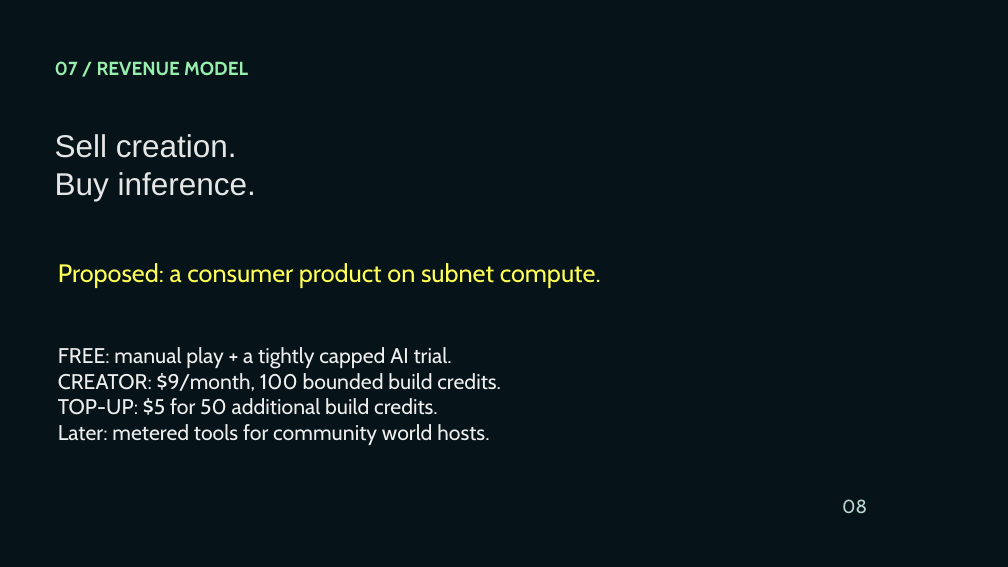
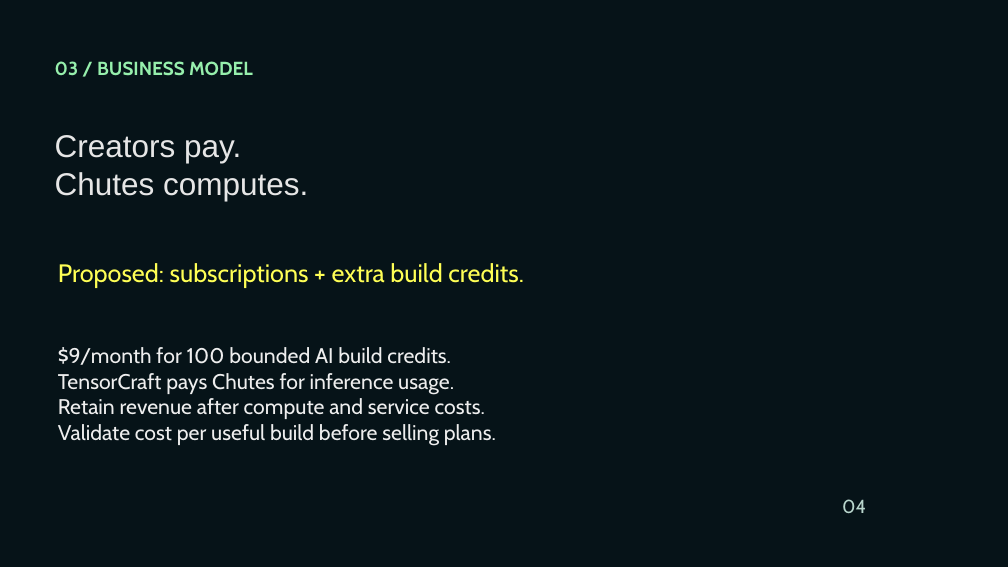
Before and after one commit to Nakshatra05/tensorcraft-bittensor, a slide deck: slide 4 of presentation/TensorCraft-Bittensor-Pitch.pptx (slide 8 before the commit). Drawn at 1008x567 pixels with LibreOffice and Linux fonts; fonts in the diff are those of the drawing; background and template pictures are left out. Boxes give left, top, right and bottom in pixels: in the first picture for what was removed or moved away, otherwise in the second. Text is boxed around its words. In the diff, an @@ line names an element or a change of style, - is before the commit and + after.

```diff
--- a/presentation/TensorCraft-Bittensor-Pitch.pptx
+++ b/presentation/TensorCraft-Bittensor-Pitch.pptx
@@ text at <box>55,61,253,76</box>: text changed @@
-07 / REVENUE MODEL
+03 / BUSINESS MODEL
@@ text at <box>55,135,308,201</box>: text changed @@
-Sell creation.
-Buy inference.
+Creators pay.
+Chutes computes.
@@ text at <box>58,263,524,288</box>: text changed @@
-Proposed: a consumer product on subnet compute.
+Proposed: subscriptions + extra build credits.
@@ text at <box>58,347,496,446</box>: text changed @@
-FREE: manual play + a tightly capped AI trial.
-CREATOR: $9/month, 100 bounded build credits.
-TOP-UP: $5 for 50 additional build credits.
-Later: metered tools for community world hosts.
+$9/month for 100 bounded AI build credits.
+TensorCraft pays Chutes for inference usage.
+Retain revenue after compute and service costs.
+Validate cost per useful build before selling plans.
@@ text at <box>842,499,866,513</box>: text changed @@
-08
+04
```
Also in this commit, not shown: 3 other slides changed, 1 slide added, 8 slides removed.
